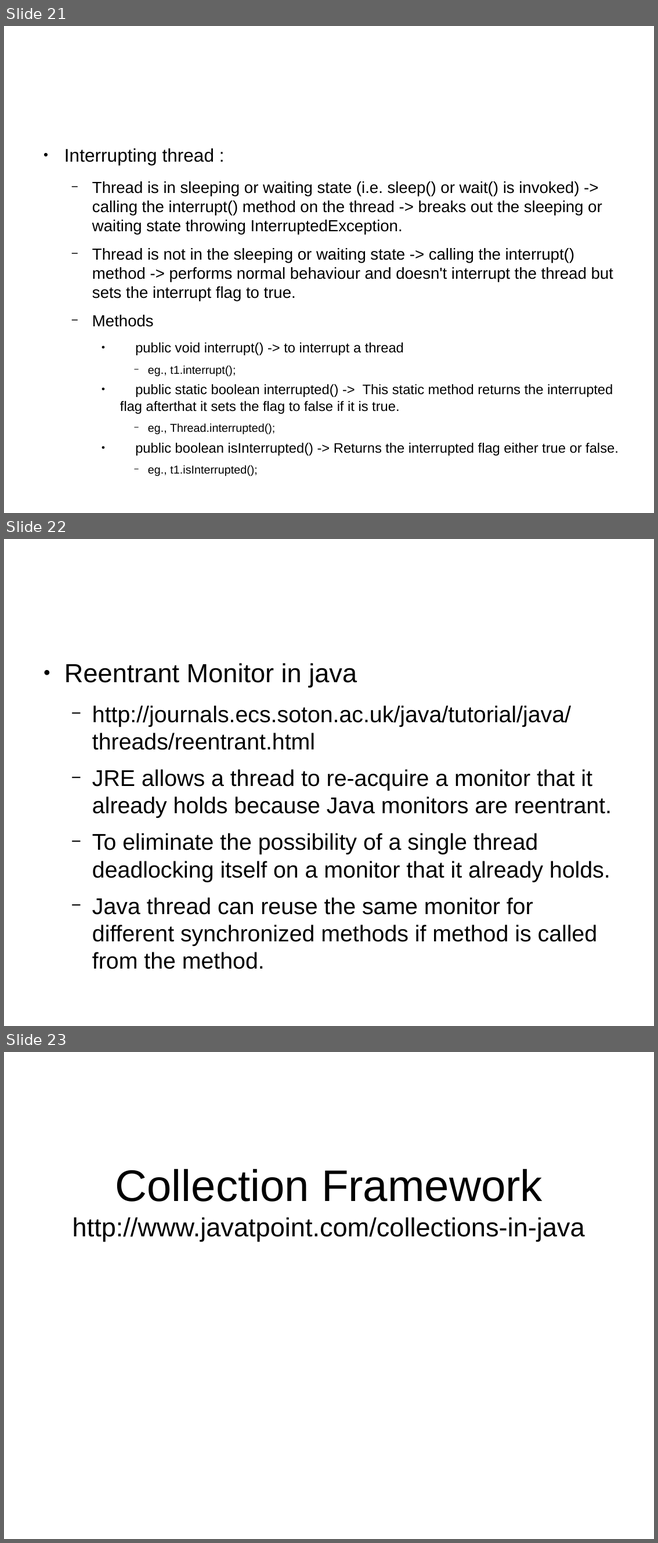
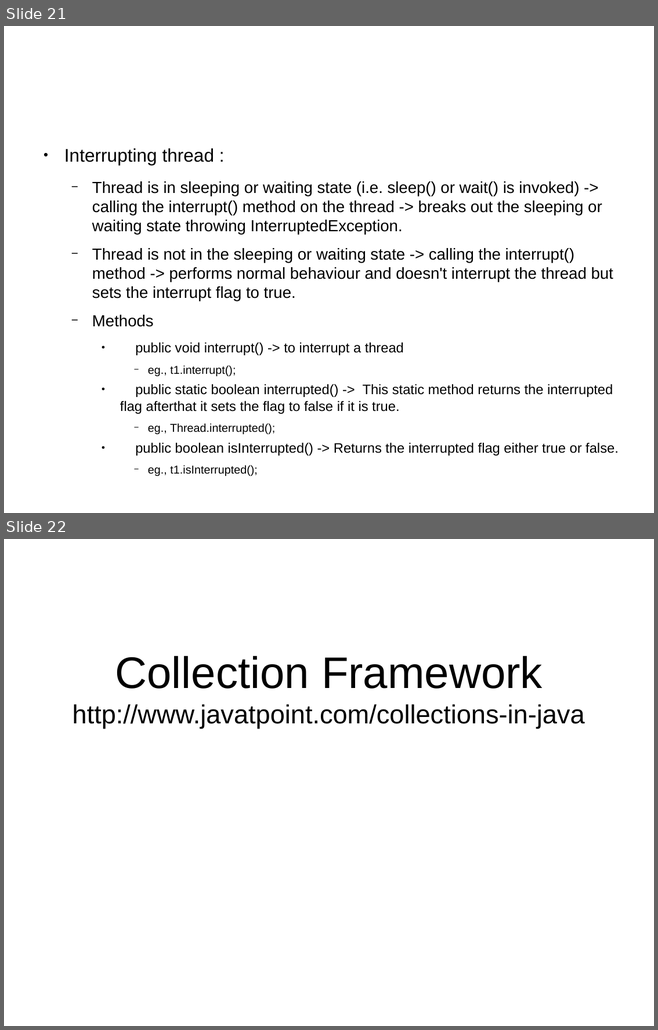
Before and after one commit to shikha-desai/Internship_PreWork, a slide deck: Java/Java_Notes.odp. Shown one above the other, each under a label of ours: slides 21, 22 and 23 before the commit, slides 21 and 22 after it. The pictures are 658x1543 and 658x1030 pixels, drawn with LibreOffice and Linux fonts; fonts in the diff are those of the drawing; background and template pictures are left out. Boxes give left, top, right and bottom in pixels: in the first picture for what was removed or moved away, otherwise in the second. Text is boxed around its words. In the diff, an @@ line names an element or a change of style, - is before the commit and + after.

```diff
--- a/Java/Java_Notes.odp
+++ b/Java/Java_Notes.odp
@@ slide 22 removed at (4,539,654,1026), background picture (left out) @@
@@ text removed at (64,663,611,946) @@
-● Reentrant Monitor in java
-  − http://journals.ecs.soton.ac.uk/java/tutorial/java/threads/reentrant.html
-  − JRE allows a thread to re-acquire a monitor that it already holds because Java monitors are reentrant.
-  − To eliminate the possibility of a single thread deadlocking itself on a monitor that it already holds.
-  − Java thread can reuse the same monitor for different synchronized methods if method is called from the method.
@@ what was slide 23 is now slide 22 @@
```
Also in this commit, not shown: 4 other files.
